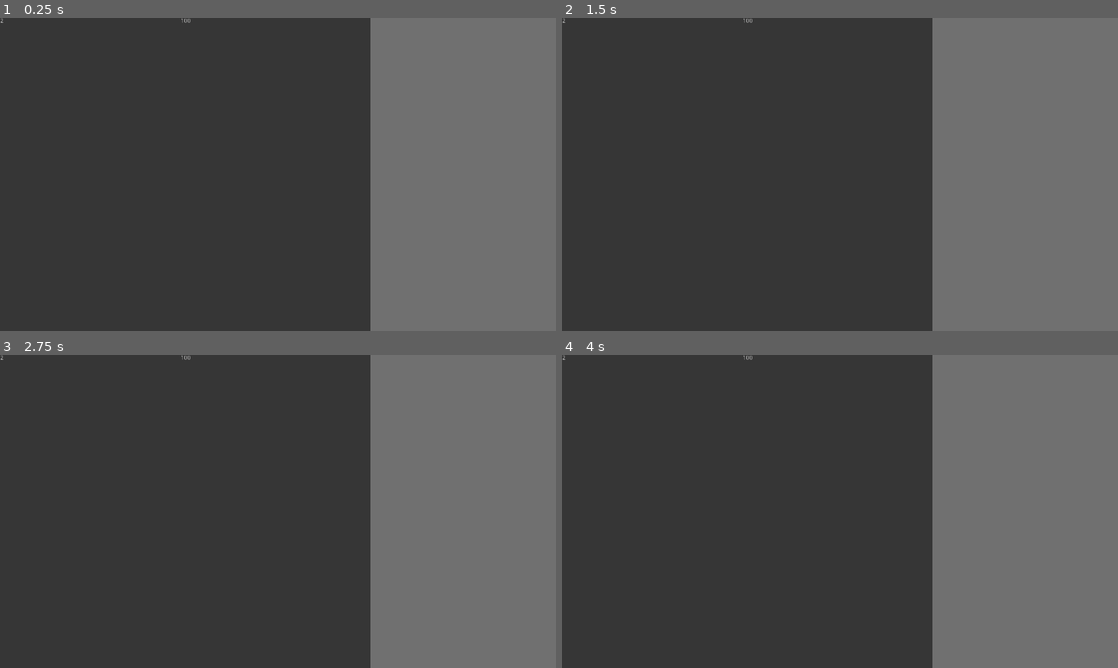
Above: before the commit, frames 1-4 (two rows, left to right).
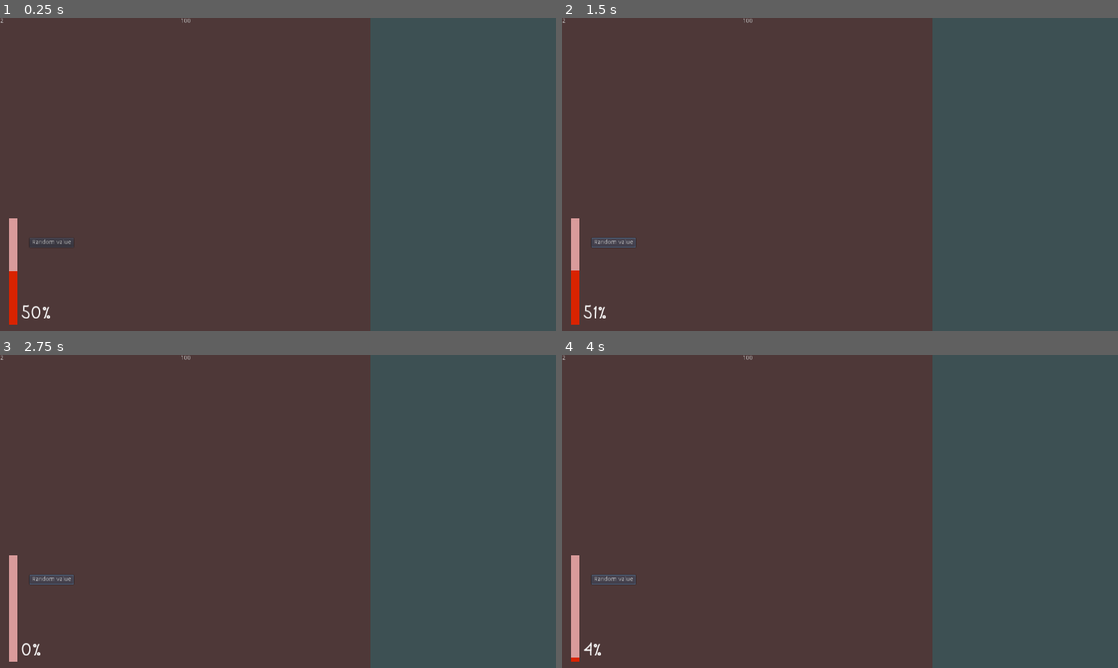
Above: after the commit, the same moments.

Repository: UltraMKF12/Waifu-Clicker
Game: Godot game, scene res://Game.tscn
Two runs of this game, one before a commit and one after it. Both use one fixed random seed, a clock stepped at 60 frames per second and the inputs below.
Inputs (mouse positions are in pixels of both pictures, inside the frame that each line leads up to):
- Up to frame 1 (0.25 s): no input
- Up to frame 2 (1.5 s): click (612, 243) at 0.5 s, where only the run after the commit has a clickable "Random value"; click (612, 243) at 1.25 s, where only the run after the commit has a clickable "Random value"
- Up to frame 3 (2.75 s): click (50, 580) at 2 s, where only the run after the commit has a clickable "Random value"
- Up to frame 4 (4 s): tap Enter at 2.75 s; tap Space at 3.5 s

The runs differ from the first frame. In frame 1, 34% of the frame differs, in the area x 1-100%, y 0-100%; in frame 2, 34%; in frame 3, 34%; in frame 4, 34%.

Commit message:
Implement basic affection progress bar

Diff:
--- /dev/null
+++ b/Affection.gd
@@ -0,0 +1,5 @@
+extends ProgressBar
+
+func _on_Button_pressed():
+	value = randi() % 101
+	$AffectionText.text = str(value) + "%"
--- a/Game.tscn
+++ b/Game.tscn
@@ -1,6 +1,20 @@
-[gd_scene load_steps=2 format=2]
+[gd_scene load_steps=7 format=2]
 
 [ext_resource path="res://Game.gd" type="Script" id=1]
+[ext_resource path="res://Fonts/Spring Snowstorm.ttf" type="DynamicFontData" id=2]
+[ext_resource path="res://Affection.gd" type="Script" id=3]
+
+[sub_resource type="StyleBoxFlat" id=1]
+bg_color = Color( 0.854902, 0.141176, 0, 1 )
+
+[sub_resource type="StyleBoxFlat" id=2]
+bg_color = Color( 0.854902, 0.611765, 0.611765, 1 )
+border_color = Color( 0.207843, 0, 0.129412, 1 )
+
+[sub_resource type="DynamicFont" id=3]
+size = 50
+use_filter = true
+font_data = ExtResource( 2 )
 
 [node name="Game" type="Node"]
 script = ExtResource( 1 )
@@ -26,7 +40,10 @@
 [node name="ColorRect" type="ColorRect" parent="Screen/HBoxContainer/CharacterPart"]
 anchor_right = 1.0
 anchor_bottom = 1.0
-color = Color( 0.215686, 0.215686, 0.215686, 1 )
+color = Color( 0.309804, 0.223529, 0.223529, 1 )
+__meta__ = {
+"_edit_lock_": true
+}
 
 [node name="Moneytext" type="Label" parent="Screen/HBoxContainer/CharacterPart"]
 anchor_left = 0.5
@@ -43,6 +60,43 @@
 margin_bottom = 14.0
 text = "Key Counter"
 
+[node name="AffectionBar" type="ProgressBar" parent="Screen/HBoxContainer/CharacterPart"]
+anchor_top = 1.0
+anchor_bottom = 1.0
+margin_left = 21.0
+margin_top = -15.0
+margin_right = 266.0
+margin_bottom = 4.0
+rect_rotation = -89.9999
+custom_styles/fg = SubResource( 1 )
+custom_styles/bg = SubResource( 2 )
+value = 50.0
+percent_visible = false
+script = ExtResource( 3 )
+
+[node name="Button" type="Button" parent="Screen/HBoxContainer/CharacterPart/AffectionBar"]
+anchor_left = 0.143
+anchor_top = 0.712
+anchor_right = 0.143
+anchor_bottom = 0.712
+margin_left = 163.965
+margin_top = 33.4715
+margin_right = 265.965
+margin_bottom = 55.4715
+rect_rotation = 89.9999
+text = "Random value"
+
+[node name="AffectionText" type="Label" parent="Screen/HBoxContainer/CharacterPart/AffectionBar"]
+anchor_top = 1.0
+anchor_bottom = 1.0
+margin_left = 58.0001
+margin_top = 7.99988
+margin_right = 128.0
+margin_bottom = 62.9999
+rect_rotation = 89.9999
+custom_fonts/font = SubResource( 3 )
+text = "50%"
+
 [node name="ShopPart" type="Control" parent="Screen/HBoxContainer"]
 margin_left = 853.0
 margin_right = 1280.0
@@ -52,6 +106,9 @@
 [node name="ColorRect" type="ColorRect" parent="Screen/HBoxContainer/ShopPart"]
 anchor_right = 1.0
 anchor_bottom = 1.0
-color = Color( 0.443137, 0.443137, 0.443137, 1 )
+color = Color( 0.243137, 0.317647, 0.329412, 1 )
+__meta__ = {
+"_edit_lock_": true
+}
 
-[node name="push-test-node" type="Node2D" parent="Screen/HBoxContainer/ShopPart/ColorRect"]
+[connection signal="pressed" from="Screen/HBoxContainer/CharacterPart/AffectionBar/Button" to="Screen/HBoxContainer/CharacterPart/AffectionBar" method="_on_Button_pressed"]
Binary file added: Fonts/Spring Snowstorm.ttf
